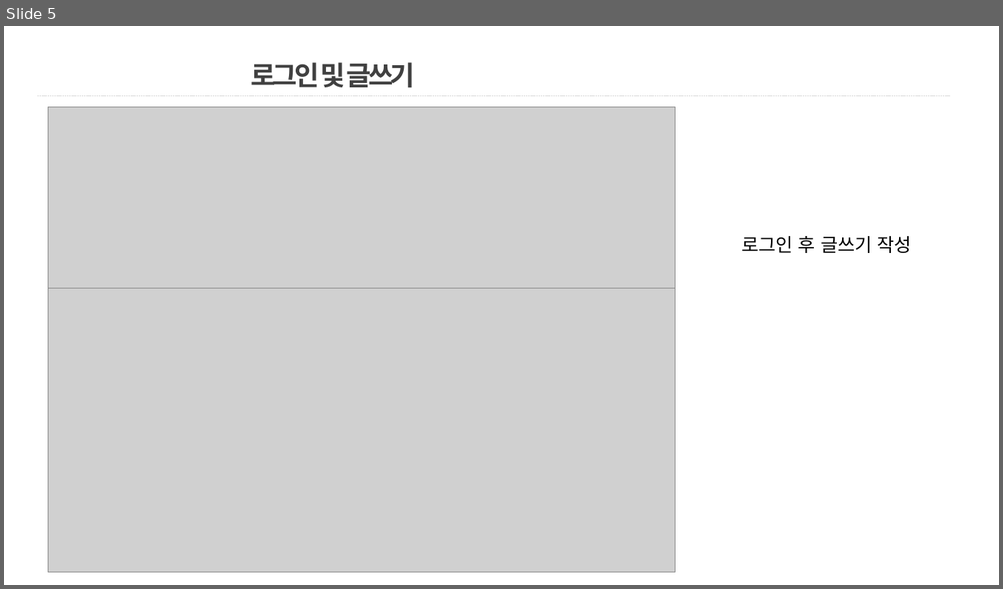
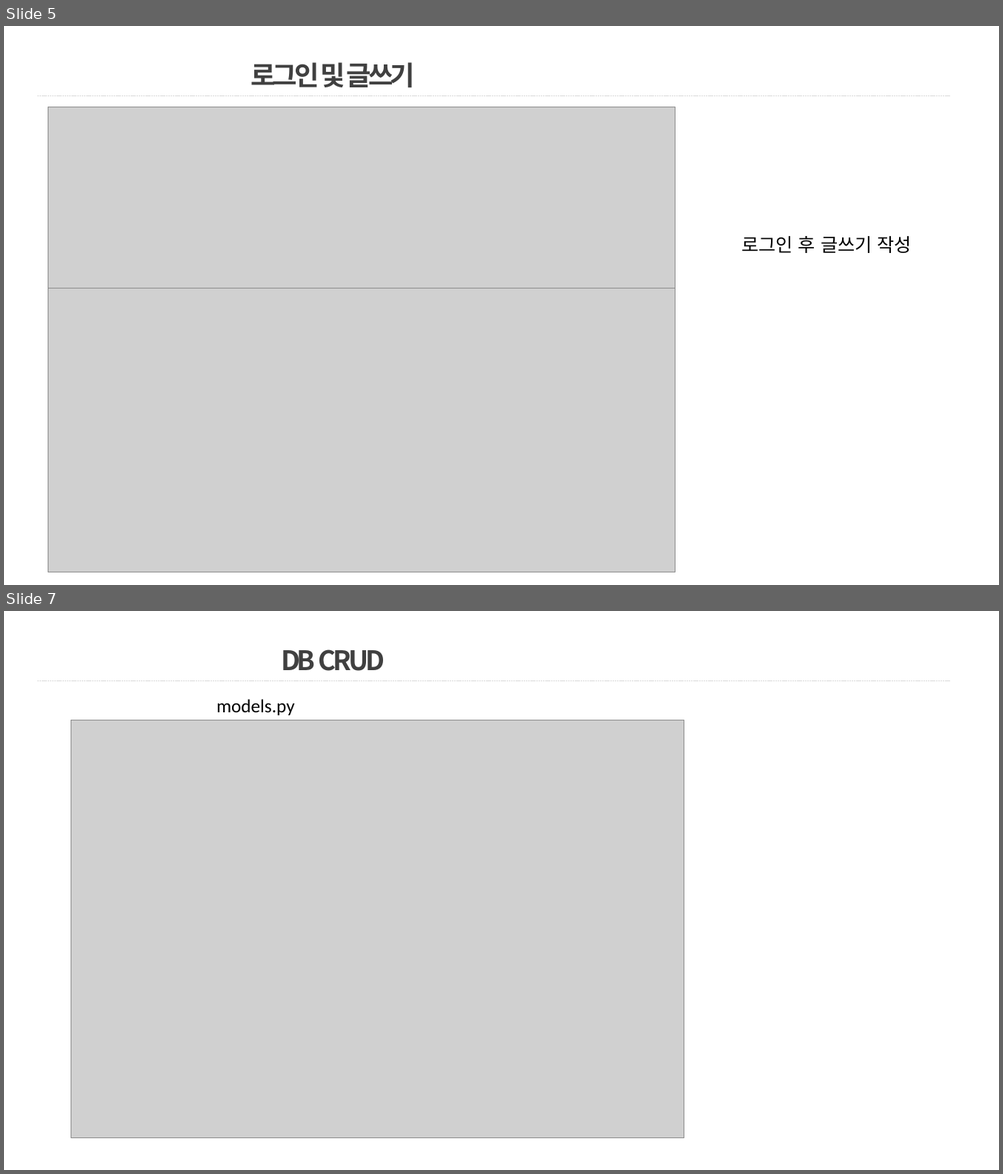
Before and after one commit to ssc0831/Django, a slide deck: Data 시각화(Python&Django)/평가/BigData 분석결과 및 시각화_평가.pptx. Shown one above the other, each under a label of ours: slide 5 before the commit, slides 5 and 7 after it; the slides between them are not shown. The pictures are 1003x589 and 1003x1174 pixels, drawn with LibreOffice and Linux fonts; fonts in the diff are those of the drawing; grey boxes stand for pictures; background and template pictures are left out. Boxes give left, top, right and bottom in pixels: in the first picture for what was removed or moved away, otherwise in the second. Text is boxed around its words. In the diff, an @@ line names an element or a change of style, - is before the commit and + after.

```diff
--- a/Data 시각화(Python&Django)/평가/BigData 분석결과 및 시각화_평가.pptx
+++ b/Data 시각화(Python&Django)/평가/BigData 분석결과 및 시각화_평가.pptx
@@ slide 7 added at [4,611,999,1170], background picture (left out); not listed: 1 template element that a slide beside it also shows @@
@@ title added at [281,649,384,671], 26 pt, text #404040, bold @@
+DB CRUD
@@ text added at [216,699,295,715], 18 pt, text #000000 @@
+models.py
@@ picture added at [71,720,685,1138] @@
```
Also in this commit, not shown: 2 other slides added.
